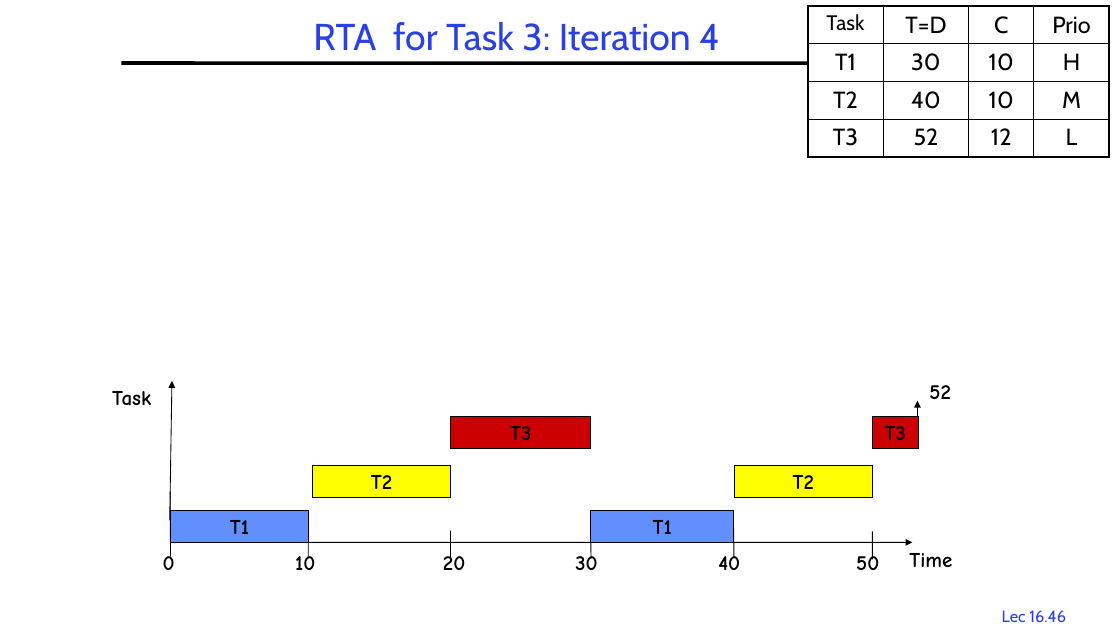
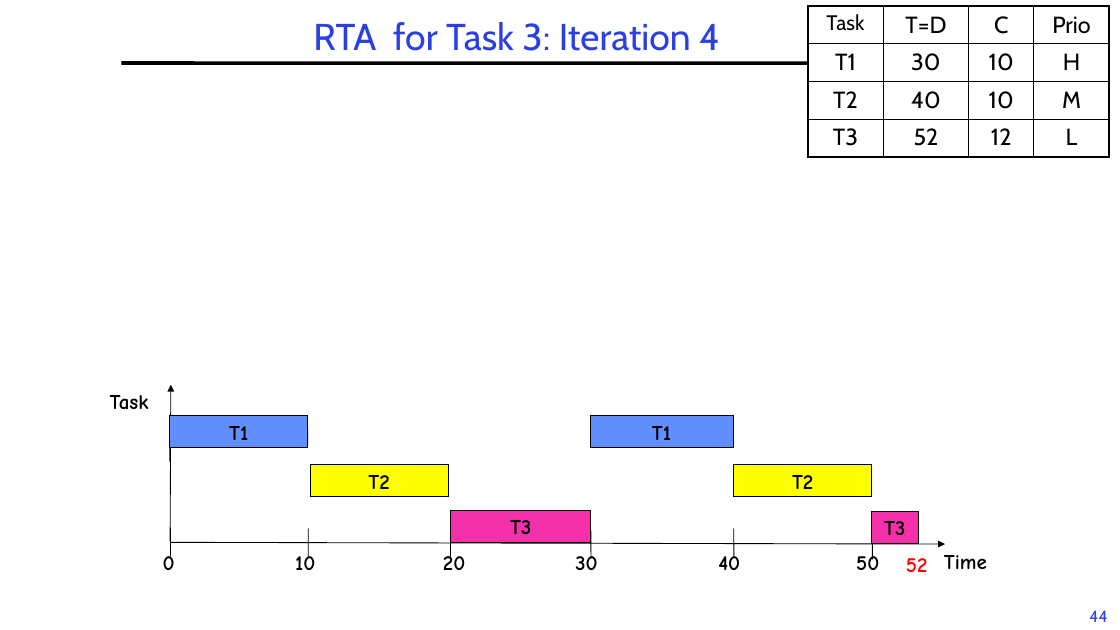
Before and after one commit to guhofstra/CSC256Fa25, a slide deck: slide 44 of PPTs/L6-RTScheduling.pptx (slide 46 before the commit). Drawn at 1120x630 pixels with LibreOffice and Linux fonts; fonts in the diff are those of the drawing; grey boxes stand for pictures; background and template pictures are left out. Boxes give left, top, right and bottom in pixels: in the first picture for what was removed or moved away, otherwise in the second. Text is boxed around its words. In the diff, an @@ line names an element or a change of style, - is before the commit and + after.

```diff
--- a/PPTs/L6-RTScheduling.pptx
+++ b/PPTs/L6-RTScheduling.pptx
@@ text "Task": place and size @@
-text "Task" at [112,391,151,406]
+text "Task" at [110,395,149,410]
@@ arrow moved from (170, 521) - (172, 381) to (171, 541) - (171, 385) @@
@@ rectangle "T1": place and size @@
-rectangle "T1" at [171,511,308,543]
+rectangle "T1" at [170,416,308,448]
@@ line moved from (171, 516) - (171, 544) to (308, 416) - (308, 444) @@
@@ rectangle "T1": place and size @@
-rectangle "T1" at [591,511,734,543]
+rectangle "T1" at [591,416,734,448]
@@ arrow moved from (918, 433) - (918, 401) to (732, 416) - (732, 444) @@
@@ arrow (732, 416) - (732, 444): arrow to line @@
@@ line moved from (171, 492) - (171, 519) to (170, 434) - (170, 462) @@
@@ rectangle "T3": place and size @@
-rectangle "T3" at [450,417,591,449]
+rectangle "T3" at [451,511,592,543]
@@ rectangle "T3" at [451,511,592,543]: fill #CC0000 to #F430AB @@
@@ rectangle "T3": place and size @@
-rectangle "T3" at [872,417,918,449]
+rectangle "T3" at [872,512,918,544]
@@ rectangle "T3" at [872,512,918,544]: fill #CC0000 to #F430AB @@
@@ arrow moved from (171, 543) - (912, 543) to (171, 543) - (945, 544) @@
@@ text "52": place and size @@
-text "52" at [929,385,951,399]
+text "52" at [906,558,928,572]
@@ text "52" at [906,558,928,572]: text colour #000000 to #FF0000 @@
@@ text "Time": place and size @@
-text "Time" at [909,553,952,567]
+text "Time" at [944,555,987,569]
@@ page number removed at [1002,610,1066,622] @@
-Lec 16.46
@@ page number added at [1089,610,1107,622], 14 pt, text #2A40E2 @@
+44
```
Also in this commit, not shown: 78 other slides changed, 2 slides removed, 1 other file.
